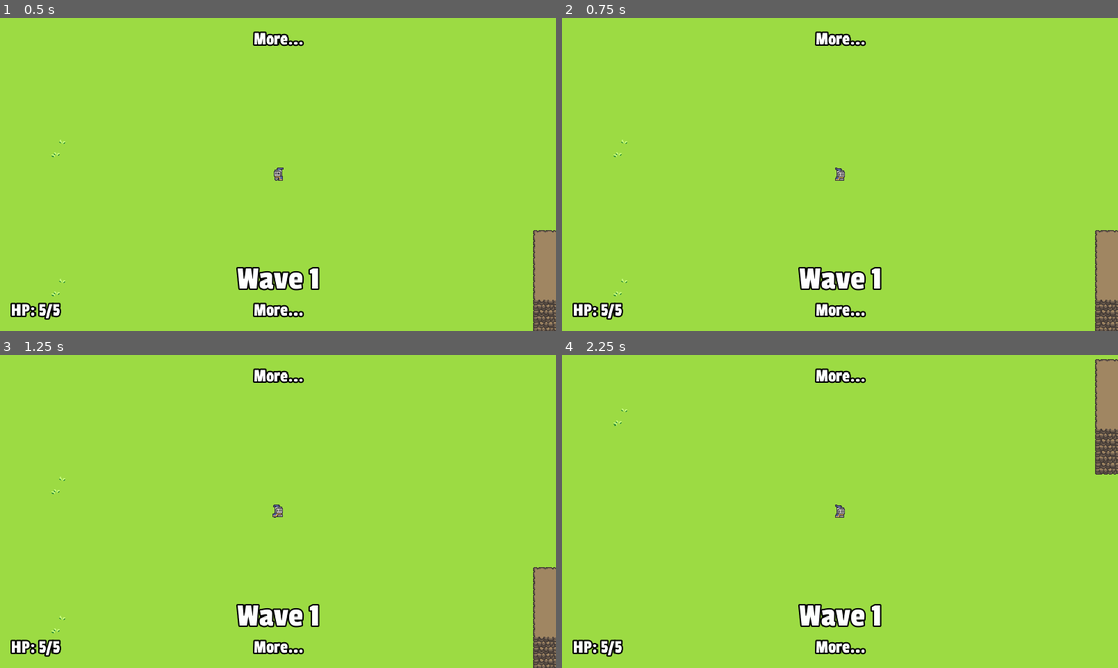
Above: before the commit, frames 1-4 (two rows, left to right).
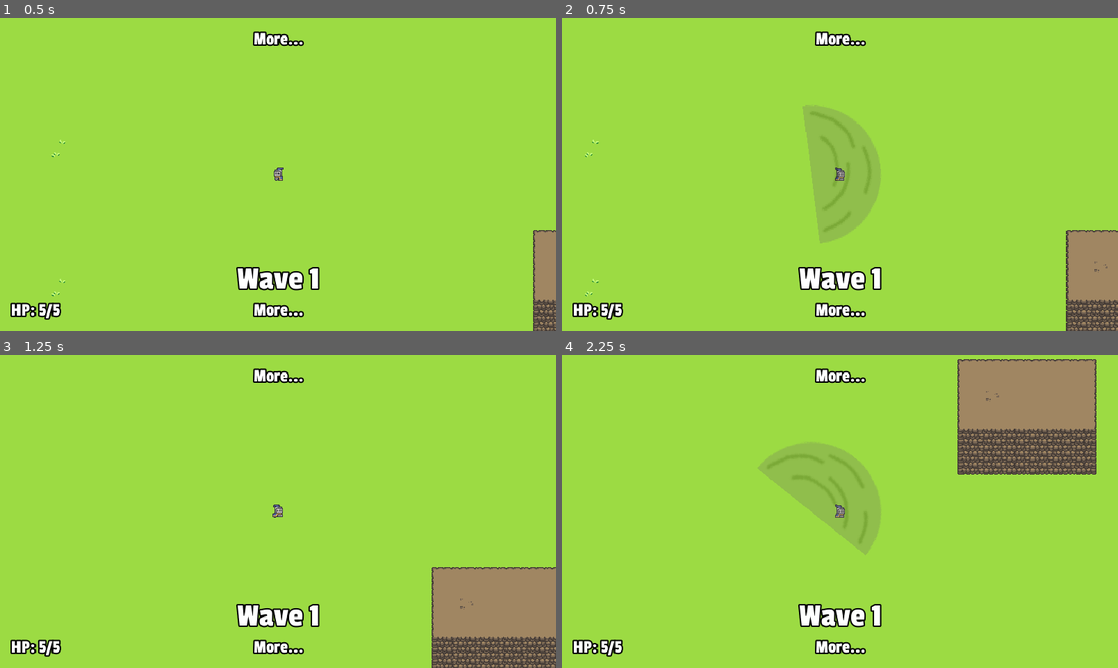
Above: after the commit, the same moments.

Repository: stuson/go-godot-4-game-jam
Game: Godot game, scene res://stages/Level.tscn
The game is run twice, just before and just after one commit, with the same random seed, the same clock (stepped at 60 frames per second) and the same inputs.
Inputs (mouse positions are in pixels of both pictures, inside the frame that each line leads up to):
- Up to frame 1 (0.5 s): no input
- Up to frame 2 (0.75 s): tap Enter at 0.5 s; move the mouse to (962, 158) at 0.52 s; press the mouse at (962, 158) at 0.53 s; hold D (move_right) from 0.53 s (still down)
- Up to frame 3 (1.25 s): keep holding D (move_right)
- Up to frame 4 (2.25 s): move the mouse to (728, 527) at 1.27 s; release D (move_right) at 1.28 s; release the mouse at (728, 527) at 1.28 s; hold S (move_down) 1.28-2.03 s; tap Space (roll) at 1.35 s; move the mouse to (895, 442) at 2.02 s; press the mouse at (895, 442) at 2.03 s; hold D (move_right) from 2.03 s (still down)

Frame 1 is identical in both runs. In frame 2, 6.3% of the frame differs, in the area x 4-100%, y 27-100%; in frame 3, 6.1%; in frame 4, 15%, in the area x 9-100%, y 1-64%.
Error before the commit: Invalid call. Nonexistent function 'attack' in base 'CanvasLayer (PauseMenu.gd)'. (res://characters/player/Player.gd:64)

Commit message:
fix collision with dying enemies

Diff:
--- a/characters/enemies/Enemy.gd
+++ b/characters/enemies/Enemy.gd
@@ -22,6 +22,7 @@
 onready var sprite_material: ShaderMaterial = animated_sprite.material
 onready var hit_sfx_player: AudioStreamPlayer2D = $HitSfxPlayer
 onready var animation_player: AnimationPlayer = $AnimationPlayer
+onready var hitbox: Area2D = $Area2D
 
 export(PackedScene) var death_explosion
 
@@ -78,7 +79,10 @@
     animation_player.play("explosion_effect")
 
 func _on_Stats_die() -> void:
-    set_collision_layer_bit(3, false)
+    set_collision_layer_bit(2, false)
+    set_collision_mask_bit(2, false)
+    hitbox.set_collision_layer_bit(2, false)
+    hitbox.set_collision_mask_bit(1, false)
     dying = true
     animated_sprite.animation = "die"
     yield(animated_sprite, "animation_finished")
--- a/characters/enemies/Enemy.tscn
+++ b/characters/enemies/Enemy.tscn
@@ -1,10 +1,11 @@
-[gd_scene load_steps=8 format=2]
+[gd_scene load_steps=9 format=2]
 
 [ext_resource path="res://characters/Stats.tscn" type="PackedScene" id=1]
 [ext_resource path="res://characters/enemies/Enemy.gd" type="Script" id=2]
 [ext_resource path="res://assets/enemy.png" type="Texture" id=3]
 [ext_resource path="res://characters/enemies/EnemyMaterial.tres" type="Material" id=4]
 [ext_resource path="res://characters/enemies/DeathExplosion.tscn" type="PackedScene" id=5]
+[ext_resource path="res://ui/DamageNumber.tscn" type="PackedScene" id=6]
 
 [sub_resource type="CapsuleShape2D" id=1]
 radius = 23.0
@@ -17,6 +18,7 @@
 collision_layer = 4
 collision_mask = 5
 script = ExtResource( 2 )
+DamageNumber = ExtResource( 6 )
 death_explosion = ExtResource( 5 )
 
 [node name="Sprite" type="Sprite" parent="."]
--- a/characters/enemies/basic_enemy/BasicEnemy.tscn
+++ b/characters/enemies/basic_enemy/BasicEnemy.tscn
@@ -246,7 +246,6 @@
 [node name="AnimatedSprite" type="AnimatedSprite" parent="."]
 material = ExtResource( 4 )
 frames = SubResource( 25 )
-frame = 0
 playing = true
 centered = false
 offset = Vector2( -8, -12 )
--- a/characters/enemies/tank_enemy/TankEnemy.tscn
+++ b/characters/enemies/tank_enemy/TankEnemy.tscn
@@ -1,9 +1,10 @@
-[gd_scene load_steps=73 format=2]
+[gd_scene load_steps=75 format=2]
 
 [ext_resource path="res://characters/Stats.tscn" type="PackedScene" id=1]
 [ext_resource path="res://assets/TankEnemy/walking.png" type="Texture" id=2]
 [ext_resource path="res://characters/enemies/tank_enemy/TankEnemy.gd" type="Script" id=3]
 [ext_resource path="res://characters/enemies/EnemyMaterial.tres" type="Material" id=4]
+[ext_resource path="res://ui/DamageNumber.tscn" type="PackedScene" id=5]
 [ext_resource path="res://assets/TankEnemy/idle.png" type="Texture" id=6]
 [ext_resource path="res://assets/TankEnemy/die.png" type="Texture" id=7]
 [ext_resource path="res://assets/sound/enemy/punch flesh 4.wav" type="AudioStream" id=8]
@@ -26,6 +27,7 @@
 [ext_resource path="res://assets/sound/enemy/punch flesh 14.wav" type="AudioStream" id=25]
 [ext_resource path="res://assets/sound/enemy/punch flesh 13.wav" type="AudioStream" id=26]
 [ext_resource path="res://assets/sound/enemy/punch flesh 9.wav" type="AudioStream" id=27]
+[ext_resource path="res://characters/enemies/DeathExplosion.tscn" type="PackedScene" id=28]
 
 [sub_resource type="AtlasTexture" id=3]
 atlas = ExtResource( 6 )
@@ -252,11 +254,13 @@
 collision_mask = 5
 script = ExtResource( 3 )
 hit_sfx = [ ExtResource( 14 ), ExtResource( 12 ), ExtResource( 13 ), ExtResource( 8 ), ExtResource( 9 ), ExtResource( 1 …(271 unchanged characters)…
+DamageNumber = ExtResource( 5 )
+death_explosion = ExtResource( 28 )
 
 [node name="AnimatedSprite" type="AnimatedSprite" parent="."]
 material = ExtResource( 4 )
 frames = SubResource( 26 )
-frame = 0
+frame = 9
 playing = true
 centered = false
 offset = Vector2( -16, -24 )
--- a/characters/player/Player.tscn
+++ b/characters/player/Player.tscn
@@ -216,7 +216,6 @@
 material = ExtResource( 5 )
 frames = SubResource( 8 )
 animation = "default_r"
-frame = 1
 playing = true
 offset = Vector2( 0, -4 )
 
--- a/stages/Level.tscn
+++ b/stages/Level.tscn
@@ -15,7 +15,6 @@
 [ext_resource path="res://assets/HudFont_Large.tres" type="DynamicFont" id=13]
 [ext_resource path="res://stages/DeathMessage.gd" type="Script" id=14]
 [ext_resource path="res://ui/hud/PauseMenu.tscn" type="PackedScene" id=15]
-[ext_resource path="res://characters/player/weapons/sword/Sword.tscn" type="PackedScene" id=16]
 
 [sub_resource type="ConvexPolygonShape2D" id=6]
 points = PoolVector2Array( 32, 32, 0, 32, 0, 0, 32, 0 )
@@ -934,7 +933,6 @@
 
 [node name="Player" parent="." groups=["Player"] instance=ExtResource( 4 )]
 position = Vector2( 517, 363 )
-StartingWeapon = ExtResource( 15 )
 
 [node name="SpawnManager" type="Node" parent="." groups=["SpawnManager"]]
 script = ExtResource( 1 )
Not shown: 1 places in stages/Level.tscn that only renumber resources
